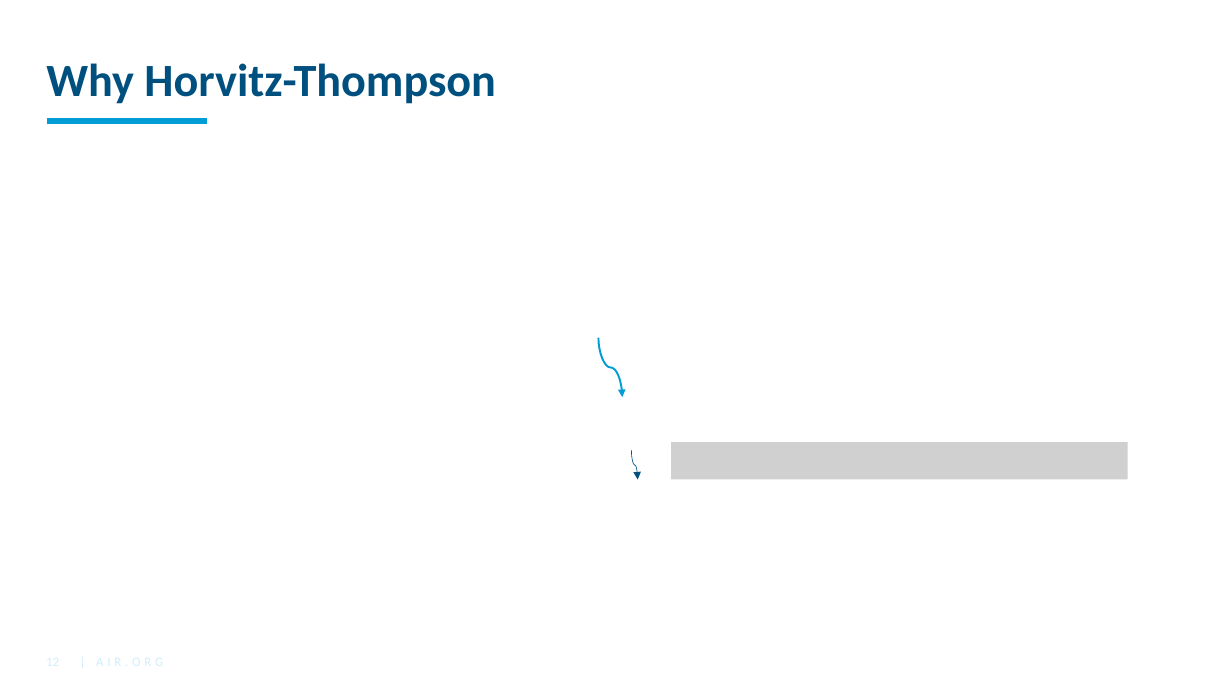
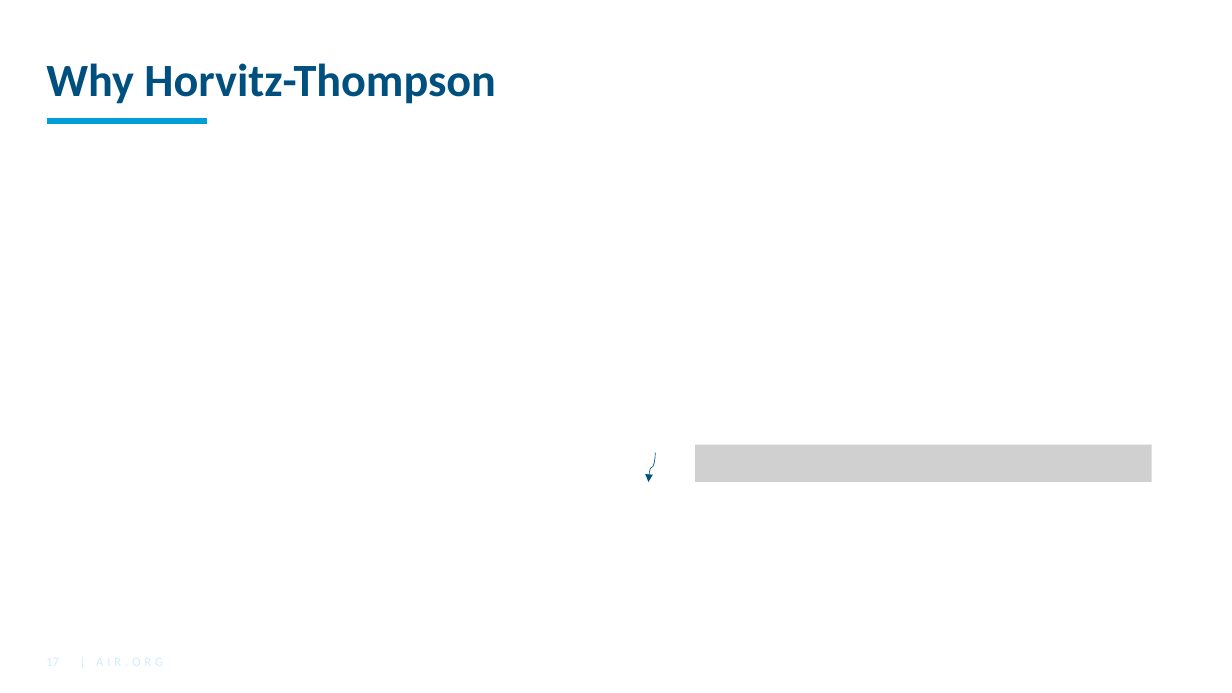
Before and after one commit to American-Institutes-for-Research/2021-Oct-EdSurvey-Training-Series, a slide deck: slide 17 of Day1/Day1_02_Sampling.pptx (slide 12 before the commit). Drawn at 1232x693 pixels with LibreOffice and Linux fonts; fonts in the diff are those of the drawing; grey boxes stand for pictures; background and template pictures are left out. Boxes give left, top, right and bottom in pixels: in the first picture for what was removed or moved away, otherwise in the second. Text is boxed around its words. In the diff, an @@ line names an element or a change of style, - is before the commit and + after.

```diff
--- a/Day1/Day1_02_Sampling.pptx
+++ b/Day1/Day1_02_Sampling.pptx
@@ curved arrow removed from (599, 338) to (623, 397) @@
@@ picture: place and size @@
-picture at (671,443,1128,480)
+picture at (695,445,1152,482)
@@ curved arrow moved from (631, 450) - (638, 480) to (655, 453) - (649, 482) @@
```
Also in this commit, not shown: 14 other slides changed, 6 slides added, 5 slides removed.
